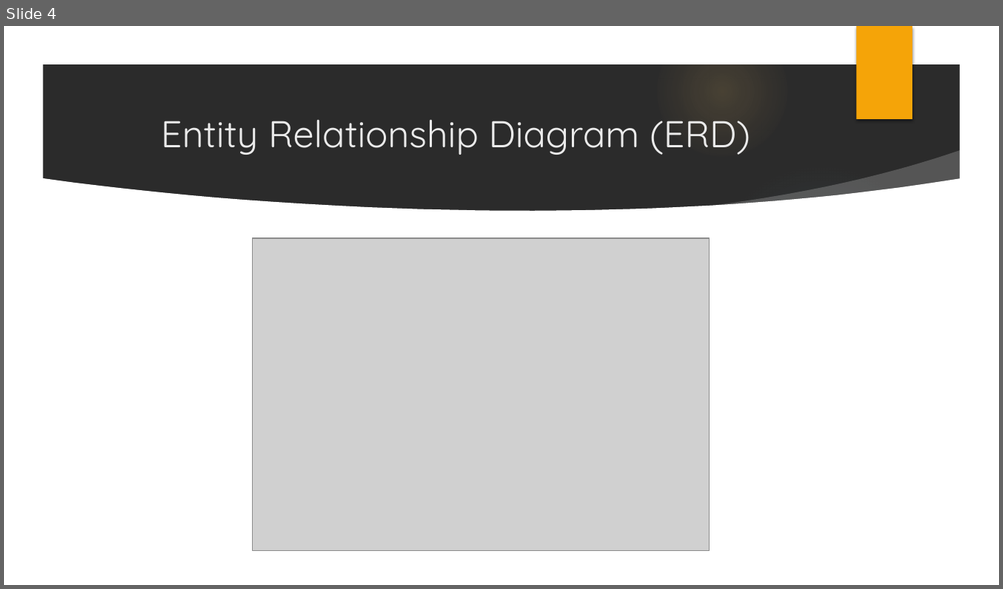
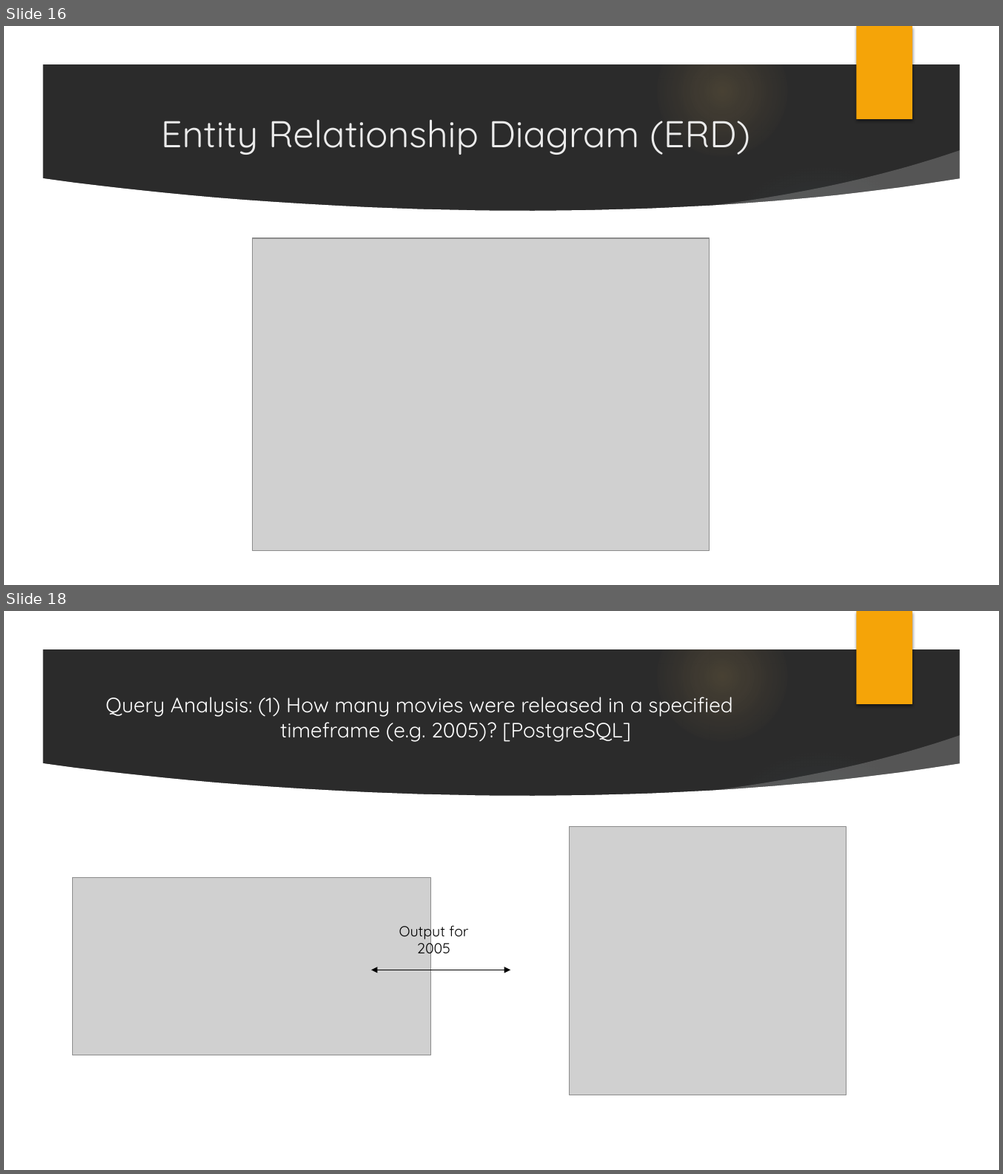
Before and after one commit to mpeteet/ETL-challenge-Team-3, a slide deck: Extract, Transform, Load.pptx. Shown one above the other, each under a label of ours: slide 4 before the commit, slides 16 and 18 after it; the slides between them are not shown. The pictures are 1003x589 and 1003x1174 pixels, drawn with LibreOffice and Linux fonts; fonts in the diff are those of the drawing; grey boxes stand for pictures; background and template pictures are left out; a plain dark background stands for a picture behind light text. Boxes give left, top, right and bottom in pixels: in the first picture for what was removed or moved away, otherwise in the second. Text is boxed around its words. In the diff, an @@ line names an element or a change of style, - is before the commit and + after.

```diff
--- a/Extract, Transform, Load.pptx
+++ b/Extract, Transform, Load.pptx
@@ slide 18 added at box(4, 611, 999, 1170), background picture (left out); not listed: 10 template elements that a slide beside it also shows @@
@@ title added at box(105, 697, 732, 742), 20 pt, text #FFFFFF @@
+Query Analysis: (1) How many movies were released in a specified timeframe (e.g. 2005)? [PostgreSQL]
@@ picture added at box(569, 826, 845, 1095) @@
@@ picture added at box(72, 878, 430, 1056) @@
@@ text added at box(399, 921, 468, 958), 14 pt, text #000000 @@
+Output for 2005
@@ double arrow added from (371, 971) to (511, 971), #000000 0.75 pt @@
@@ what was slide 4 is now slide 16 @@
```
Also in this commit, not shown: 2 slides changed, 4 other slides added.
